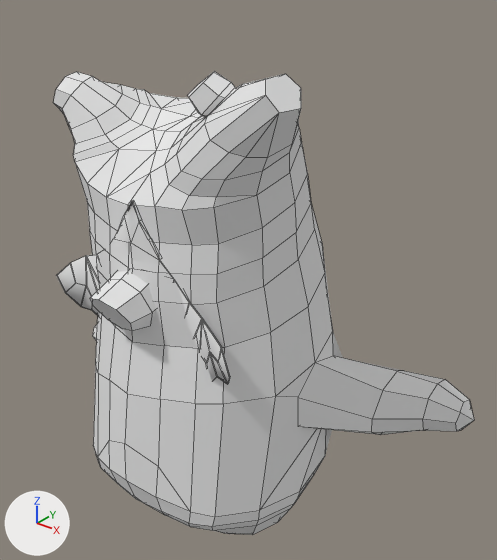
An edit to the OBJ model assets/korok_3/dance/frame_0015.obj, drawn before and after from the same camera.
One viewpoint serves both versions: a camera (50 mm lens) standing at (1.85, -1.94, 1.6) and looking at (0.13, 0.21, 0.27). Lighting does not change. The marker at lower left points along +X, +Y and +Z. Mesh edges are drawn as thin lines. Where no turn or scale is listed for an object, it has been applied to the vertices.

Objects in the first picture: 'korok', 'leaf', 'nose'.
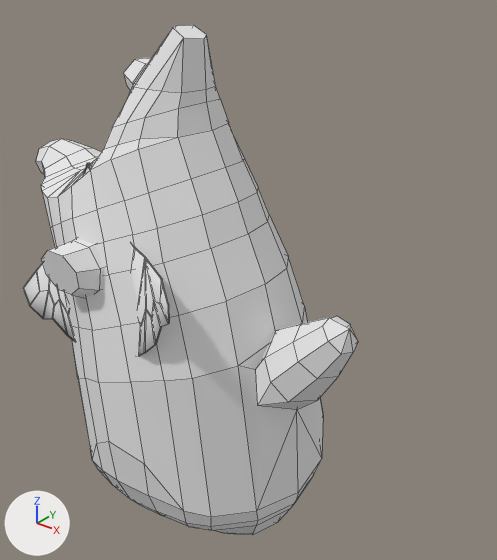
Changed parts and their boxes [x1, y1, x2, y2] in the pictures (497 x 560 px; the box of a moved part takes in the faces that stretch with it):
'korok', reshaped (23% narrower, 10% taller): before [53, 71, 474, 535]; after [36, 25, 358, 535]
'leaf', reshaped (16% narrower): before [56, 200, 230, 384]; after [23, 163, 169, 356]
'nose', reshaped: before [90, 271, 156, 331]; after [41, 238, 104, 298]
part 1 of me_korok, moved or reshaped: before [53, 71, 474, 531]; after [36, 25, 358, 531]

Diff of the bpy script that builds the scene:
```diff
--- a/assets/korok_3/dance/frame_0015.obj.py
+++ b/assets/korok_3/dance/frame_0015.obj.py
@@ me_korok @@
 # used by ob_korok; location = (0.0, 0.0, 0.0)
-me_korok.from_pydata(...)  # 888 vertices, 938 faces; spans x -0.89..1.07, y -0.48..0.78, z -0.94..1.25
+me_korok.from_pydata(...)  # 888 vertices, 938 faces; spans x -0.93..0.79, y -0.53..0.63, z -0.94..1.34
+# me_korok part 1: 692 of 888 vertices moved; they spanned x -0.89..1.07, y -0.48..0.78, z -0.8..1.25 and now span x -0.93..0.79, y -0.53..0.63, z -0.8..1.34; mean shift (-0.22, -0.04, -0.06); largest move (1.02, 0.65, -0.39) -> (0.78, -0.07, 0.27)
 me_korok.materials.append(mat_wood)
@@ me_leaf @@
 me_leaf.from_pydata(...)  # 142 vertices, 140 faces; spans x -0.521..0.494, y -0.385..-0.223, z -0.014..0.773
 # used by ob_leaf; location = (0.0, 0.0, 0.0)
+# me_leaf part 2: the whole mesh is multiplied about its middle by the matrix ((0.942, 0.113, -0.316), (0.0, 0.942, 0.336), (0.336, -0.316, 0.887)), then moved by (-0.197, -0.058, 0.076)
 me_leaf.materials.append(mat_leaf)
@@ me_nose @@
 me_nose.from_pydata(...)  # 48 vertices, 36 faces; spans x -0.132..0.132, y -0.52..-0.24, z 0.239..0.524
 # used by ob_nose; location = (0.0, 0.0, 0.0)
+# me_nose part 3: the whole mesh is multiplied about its middle by the matrix ((0.942, 0.113, -0.316), (0.0, 0.942, 0.336), (0.336, -0.316, 0.887)), then moved by (-0.207, -0.053, 0.105)
 me_nose.materials.append(mat_wood)
```
